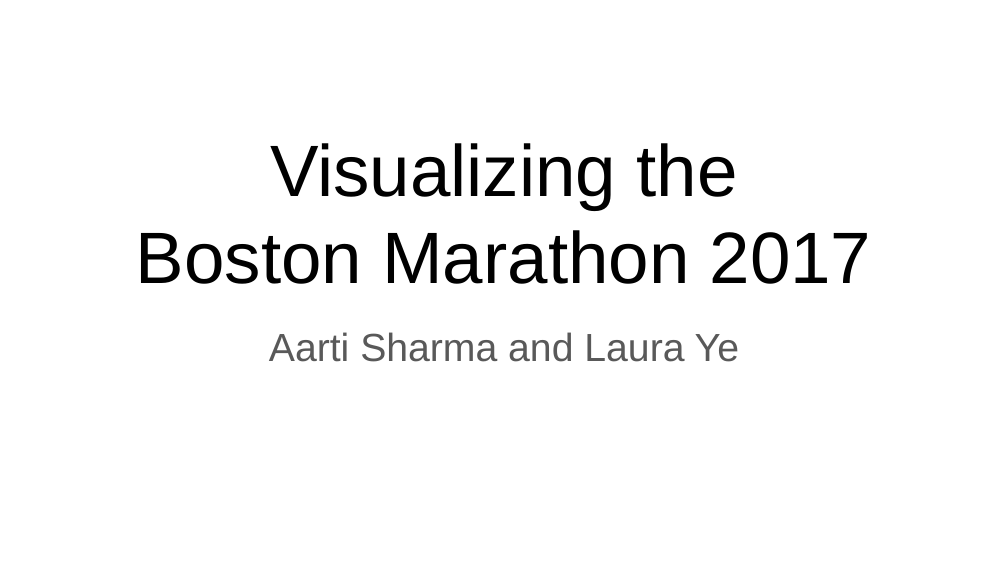
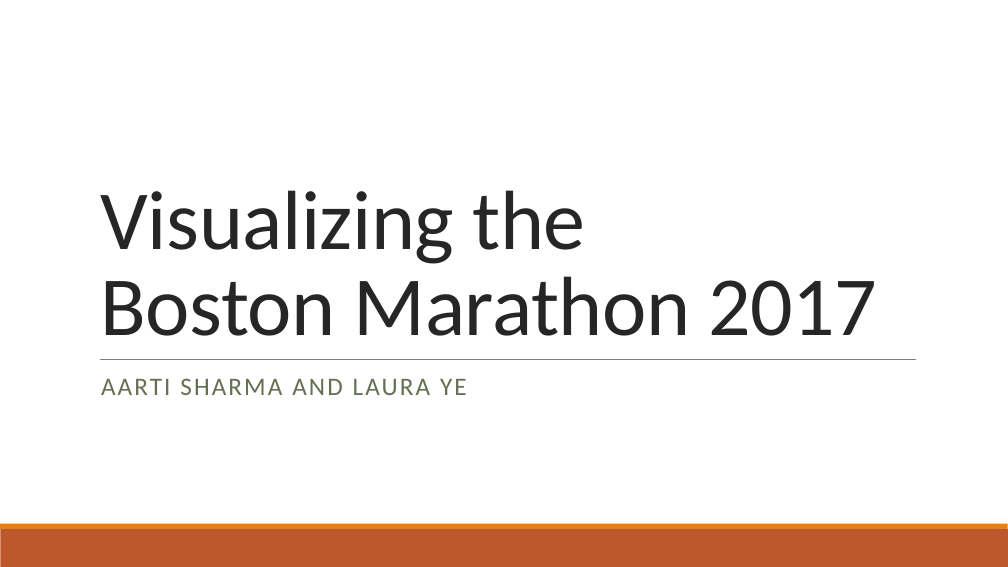
Before and after one commit to yelaura/python-assignments, a slide deck: slide 1 of Python for Data Analysis/Final-Project/Presentation.pptx. Drawn at 1008x567 pixels with LibreOffice and Linux fonts; fonts in the diff are those of the drawing. Boxes give left, top, right and bottom in pixels: in the first picture for what was removed or moved away, otherwise in the second. Text is boxed around its words. In the diff, an @@ line names an element or a change of style, - is before the commit and + after.

```diff
--- a/Python for Data Analysis/Final-Project/Presentation.pptx
+++ b/Python for Data Analysis/Final-Project/Presentation.pptx
@@ title "Visualizing the": place and size @@
-title "Visualizing the" at (136, 143, 872, 284)
+title "Visualizing the" at (101, 190, 877, 336)
@@ title "Visualizing the" at (101, 190, 877, 336): size 52 to 60 pt, font Arial to Calibri, text colour #000000 to #262626, letter spacing 0 to -0.4 pt; alignment centre to left; line spacing 1 to 0.85 @@
@@ line added from (100, 359) to (916, 359), #808080 0.5 pt @@
@@ subtitle at (101, 378, 467, 395): text changed; size 28 to 18 pt; font Arial to Calibri; text colour #595959 to #637052 @@
-Aarti Sharma and Laura Ye
+AARTI SHARMA AND LAURA YE
@@ rectangle added at (0, 529, 1008, 567), fill #BD582C @@
@@ rectangle added at (0, 524, 1008, 529), fill #E48312 @@
```
Also in this commit, not shown: 4 other slides changed, 2 other files.
